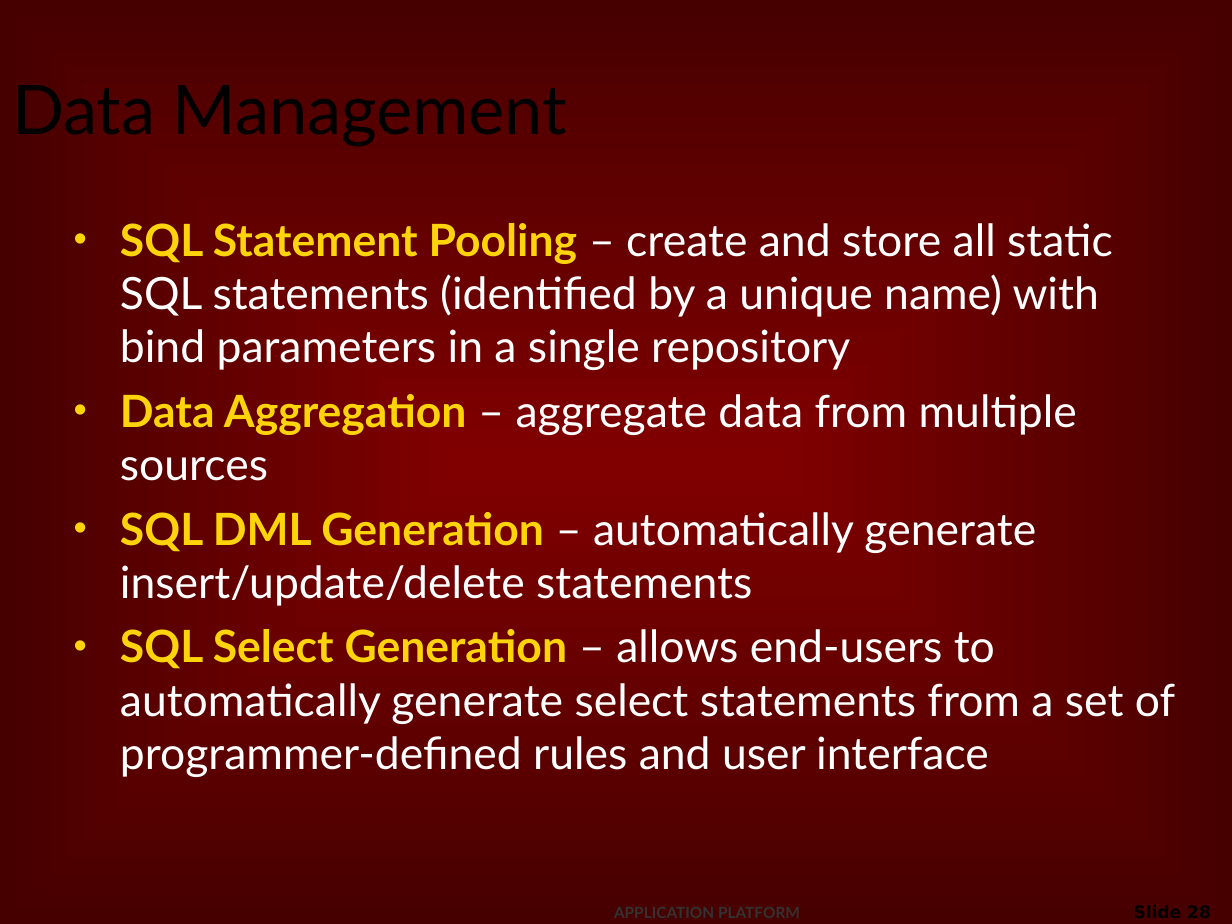
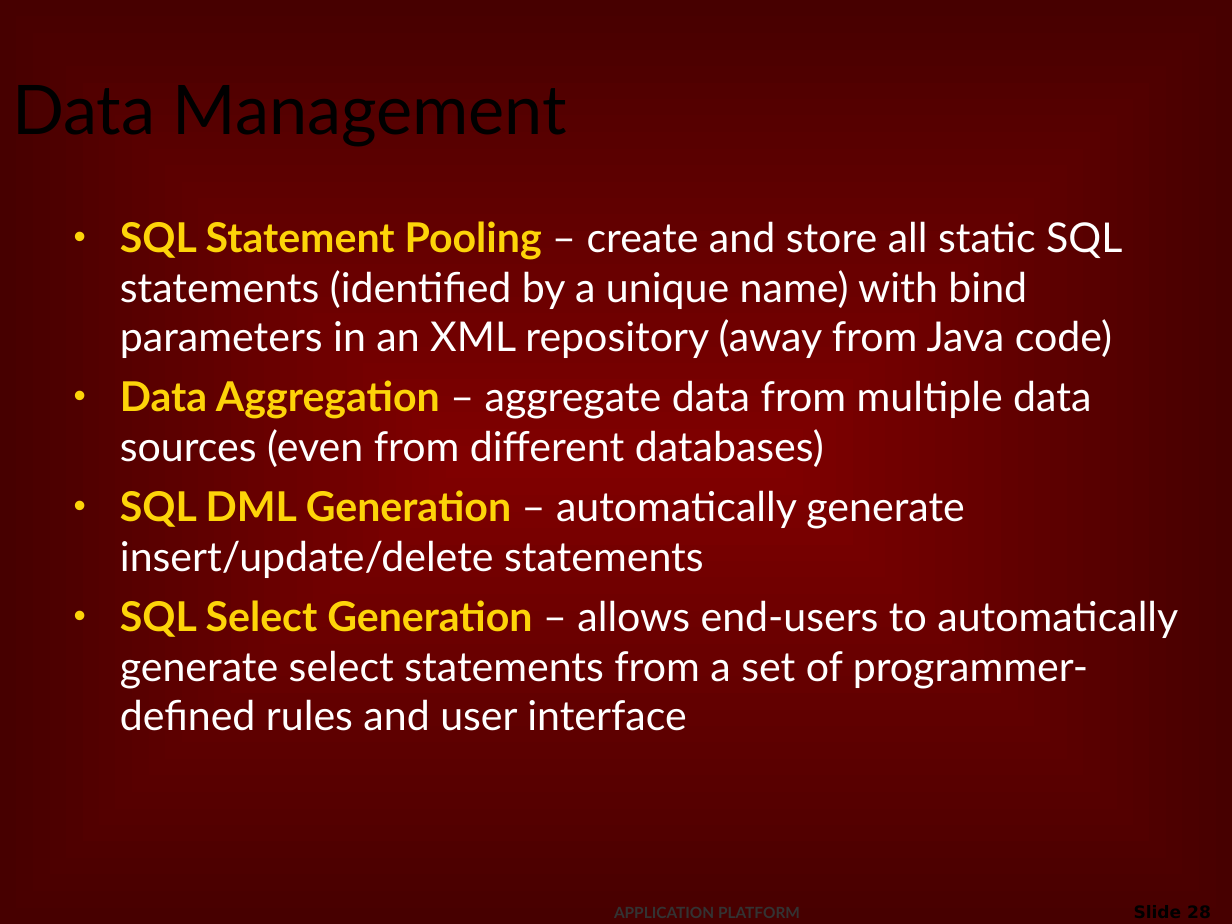
Before and after one commit to netspective/sparx-2001, a slide deck: slide 28 of Sparx/web-shared/docs/project/Introduction_to_Sparx.ppt. Drawn at 1232x924 pixels with LibreOffice and Linux fonts; fonts in the diff are those of the drawing; background and template pictures are left out. Boxes give left, top, right and bottom in pixels: in the first picture for what was removed or moved away, otherwise in the second. Text is boxed around its words. In the diff, an @@ line names an element or a change of style, - is before the commit and + after.

```diff
--- a/Sparx/web-shared/docs/project/Introduction_to_Sparx.ppt
+++ b/Sparx/web-shared/docs/project/Introduction_to_Sparx.ppt
@@ text at (x1=120, y1=221, x2=1122, y2=467): text changed; size 26 to 24.1 pt @@
-• SQL Statement Pooling – create and store all static SQL statements (identified by a unique name) with bind parameters in a single repository
-• Data Aggregation – aggregate data from multiple sources
+• SQL Statement Pooling – create and store all static SQL statements (identified by a unique name) with bind parameters in an XML repository (away from Java code)
+• Data Aggregation – aggregate data from multiple data sources (even from different databases)
@@ text at (x1=120, y1=490, x2=1178, y2=731): size 26 to 24.1 pt in "SQL DML Generation – automatically generate insert/update/de ...", "SQL Select Generation – allows end-users to ..." @@
```
Also in this commit, not shown: 8 other slides changed, 1 slide added, 1 slide removed.
